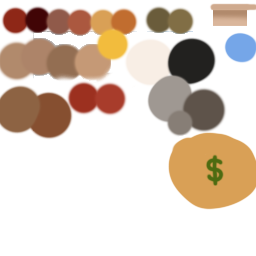
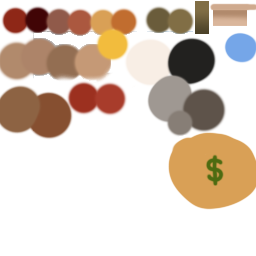
Layers edited between the first and the second w=256, h=256 image:
painted on "Layer 1" over (x1=195, y1=1, x2=209, y2=34)